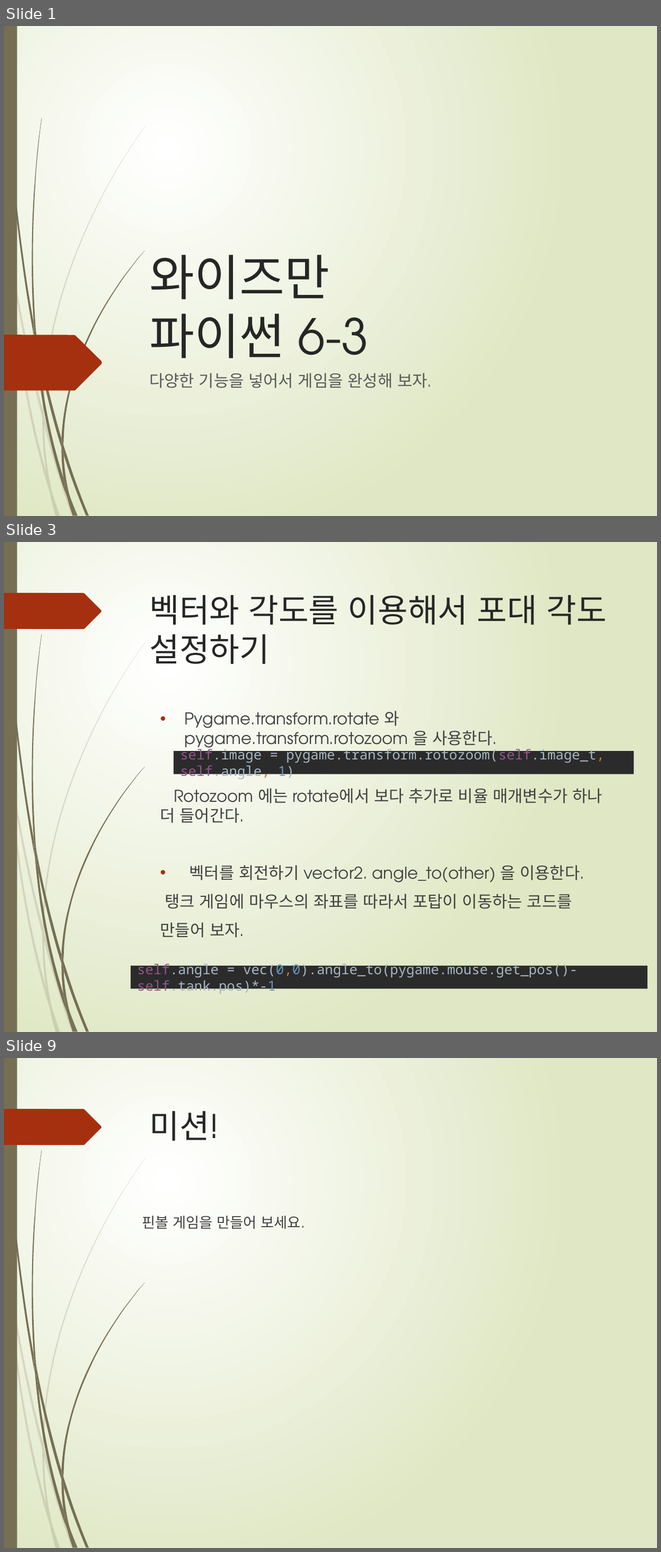
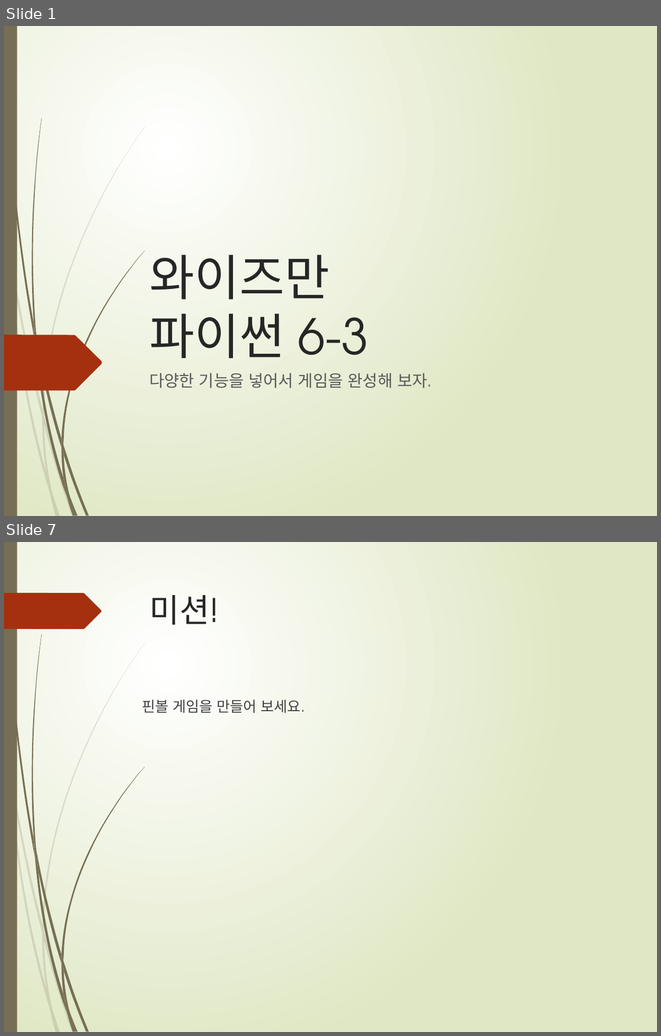
Before and after one commit to freshmea/weizman_python_class, a slide deck: textbook/파이썬6-3교시.pptx. Shown one above the other, each under a label of ours: slides 1, 3 and 9 before the commit, slides 1 and 7 after it; the slides between them are not shown. The pictures are 661x1552 and 661x1036 pixels, drawn with LibreOffice and Linux fonts; fonts in the diff are those of the drawing. Boxes give left, top, right and bottom in pixels: in the first picture for what was removed or moved away, otherwise in the second. Text is boxed around its words. In the diff, an @@ line names an element or a change of style, - is before the commit and + after.

```diff
--- a/textbook/파이썬6-3교시.pptx
+++ b/textbook/파이썬6-3교시.pptx
@@ slide 3 removed at (4, 542, 657, 1032), background gradient #FFFFFF to #DFE8C4; not listed: 24 template elements that a slide beside it also shows @@
@@ title removed at (149, 595, 606, 664) @@
-벡터와 각도를 이용해서 포대 각도 설정하기
@@ text removed at (160, 711, 602, 937) @@
-• Pygame.transform.rotate 와 pygame.transform.rotozoom 을 사용한다.
-Rotozoom 에는 rotate에서 보다 추가로 비율 매개변수가 하나 더 들어간다.
-• 벡터를 회전하기 vector2. angle_to(other) 을 이용한다.
-탱크 게임에 마우스의 좌표를 따라서 포탑이 이동하는 코드를
-만들어 보자.
@@ rectangle removed at (174, 751, 634, 774) @@
-self.image = pygame.transform.rotozoom(self.image_t, self.angle, 1)
@@ rectangle removed at (131, 965, 647, 988) @@
-self.angle = vec(0,0).angle_to(pygame.mouse.get_pos()-self.tank.pos)*-1
@@ what was slide 9 is now slide 7 @@
```
Also in this commit, not shown: 1 slide changed, 4 slides added, 5 other slides removed, 1 other file.
